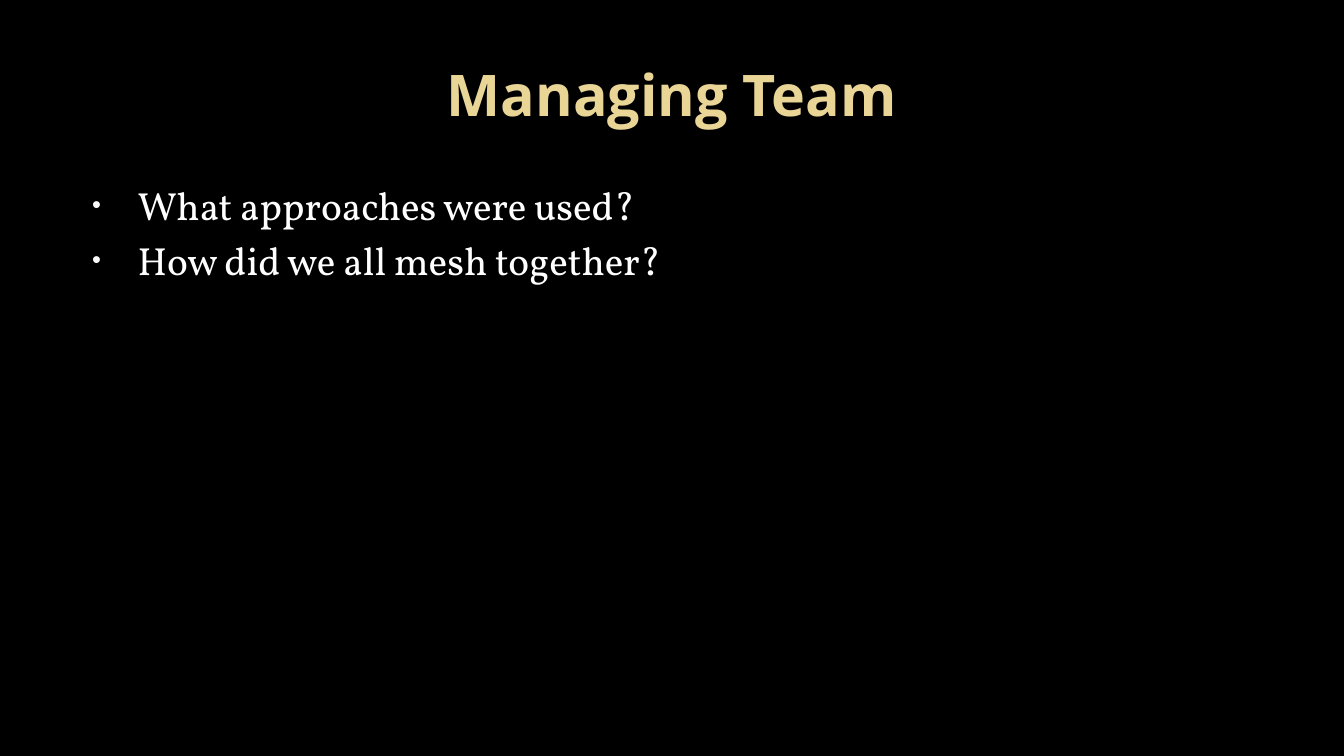
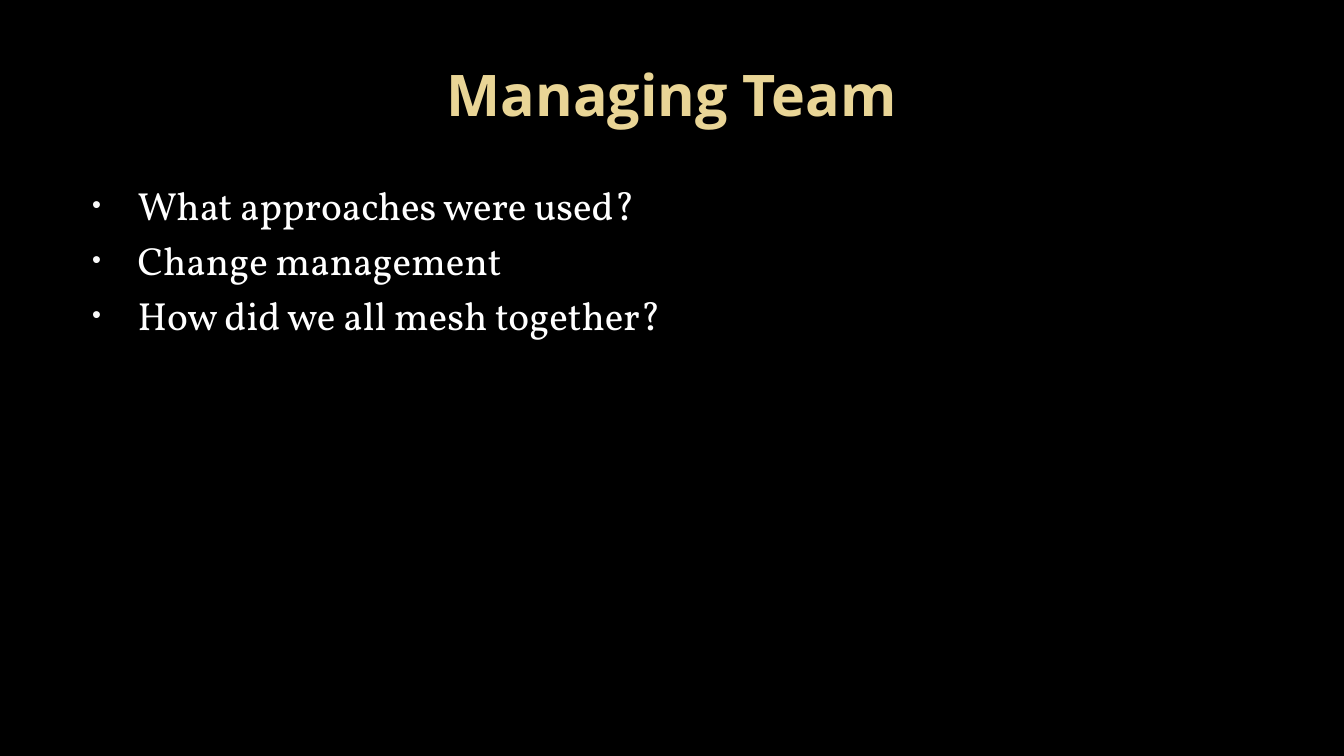
Before and after one commit to powellb1/SE300, a slide deck: slide 10 of Artifacts/Cycle 2/Presentation.pptx. Drawn at 1344x756 pixels with LibreOffice and Linux fonts; fonts in the diff are those of the drawing; background and template pictures are left out. Boxes give left, top, right and bottom in pixels: in the first picture for what was removed or moved away, otherwise in the second. Text is boxed around its words. In the diff, an @@ line names an element or a change of style, - is before the commit and + after.

```diff
--- a/Artifacts/Cycle 2/Presentation.pptx
+++ b/Artifacts/Cycle 2/Presentation.pptx
@@ text at (138,247,502,285): paragraph added @@
+• Change management
```
Also in this commit, not shown: 1 other slide changed, 2 other files.
